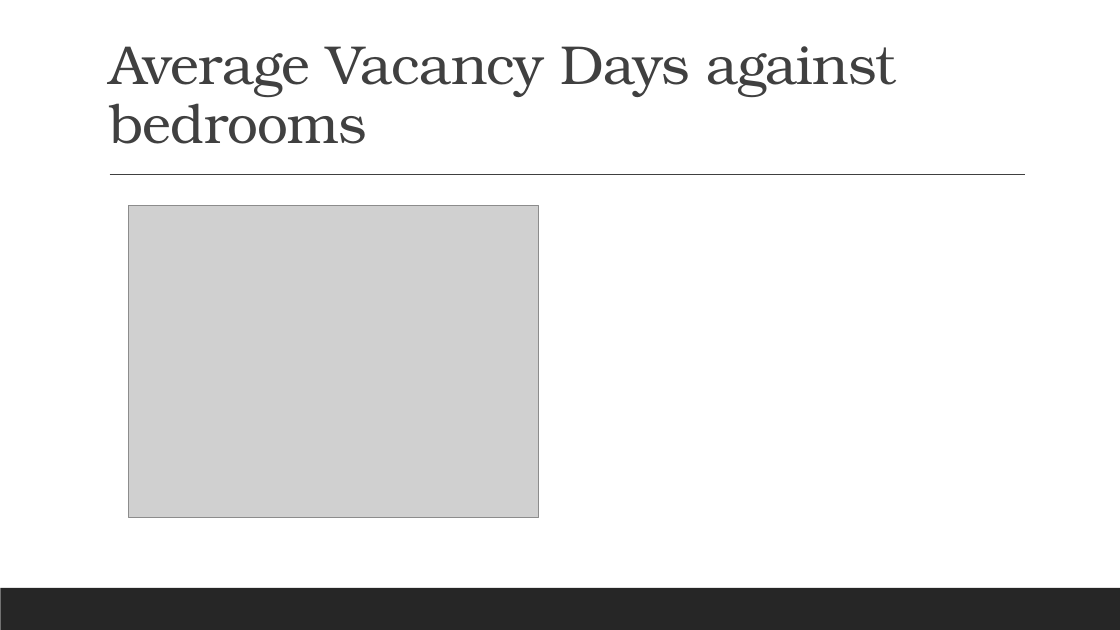
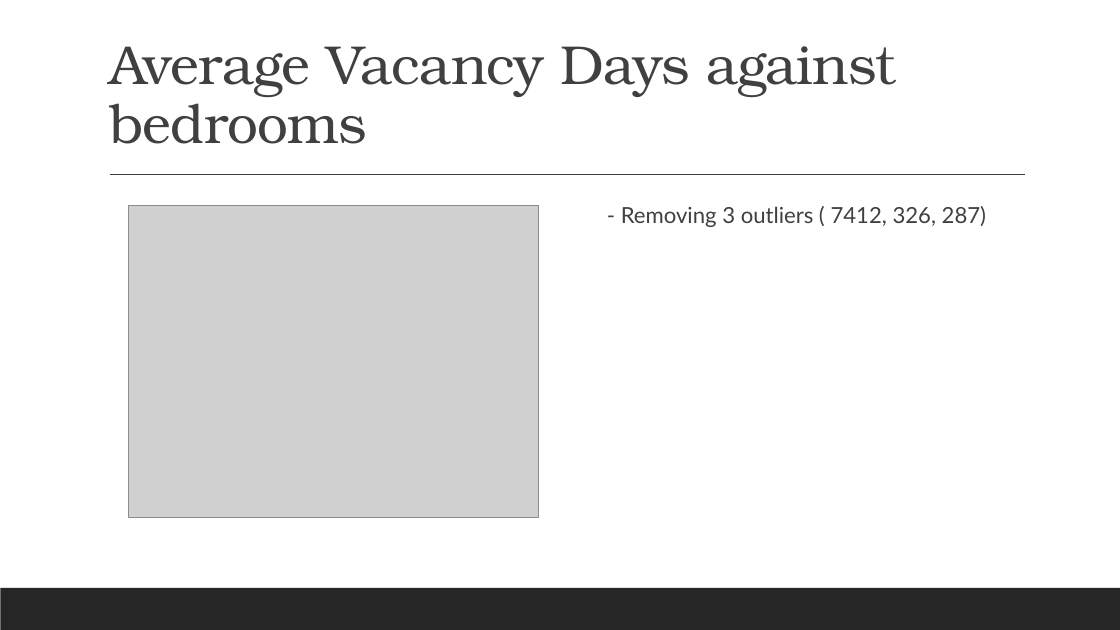
Before and after one commit to Anguyensfg/project-1, a slide deck: slide 14 of QLD Housing Vacancy.pptx (slide 13 before the commit). Drawn at 1120x630 pixels with LibreOffice and Linux fonts; fonts in the diff are those of the drawing; grey boxes stand for pictures. Boxes give left, top, right and bottom in pixels: in the first picture for what was removed or moved away, otherwise in the second. Text is boxed around its words. In the diff, an @@ line names an element or a change of style, - is before the commit and + after.

```diff
--- a/QLD Housing Vacancy.pptx
+++ b/QLD Housing Vacancy.pptx
@@ text added at bbox=[621, 206, 986, 227], 19 pt, text #404040 @@
+  - Removing 3 outliers ( 7412, 326, 287)
```
Also in this commit, not shown: 5 other slides changed, 5 slides added, 1 slide removed.
